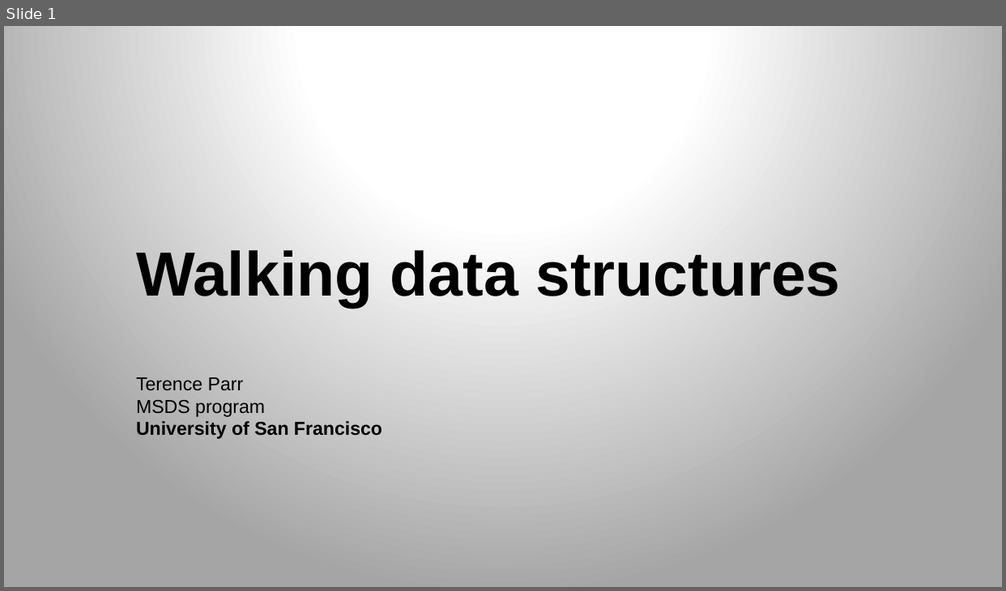
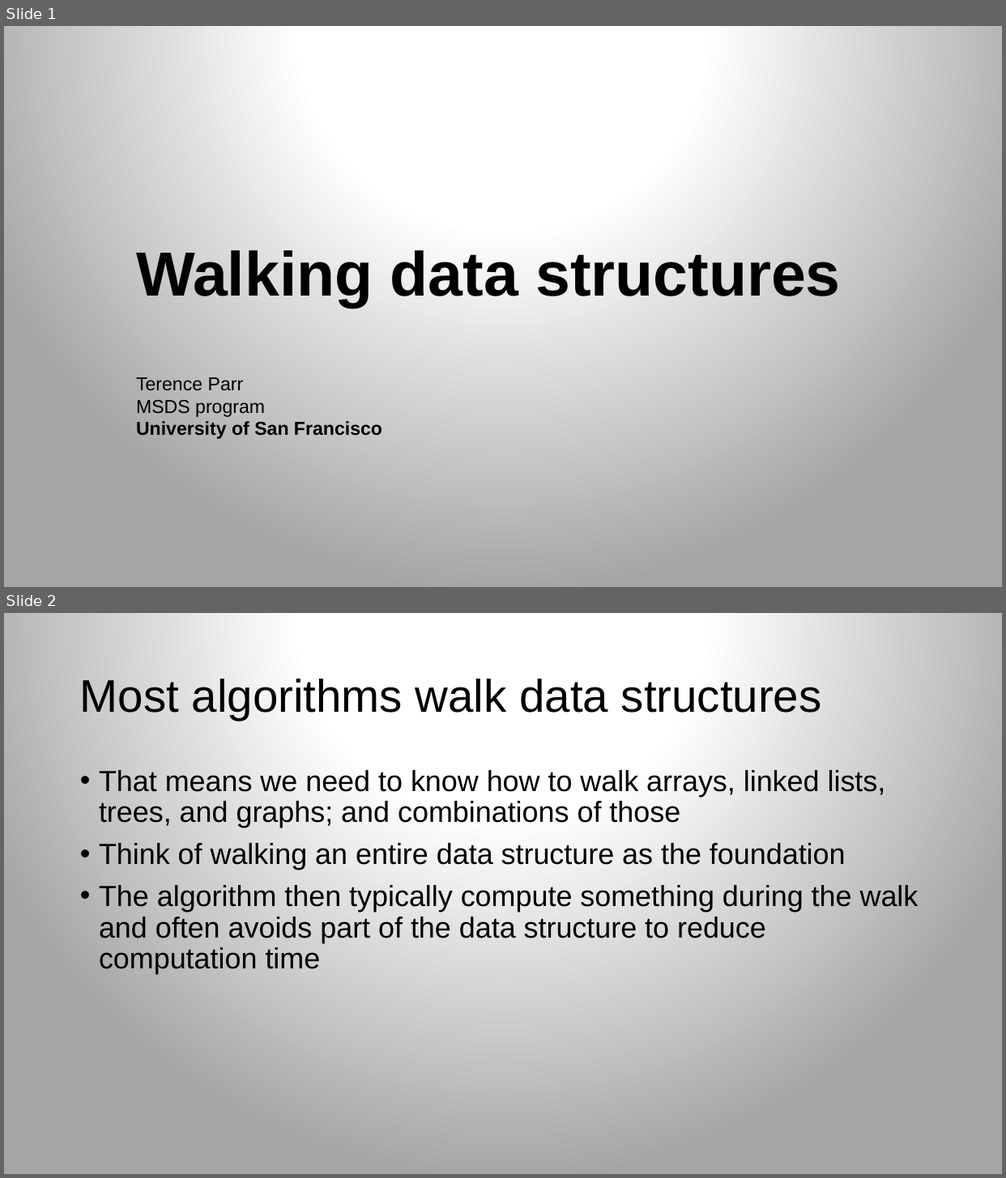
Before and after one commit to parrt/msds689, a slide deck: notes/walking-structures.pptx. Shown one above the other, each under a label of ours: slide 1 before the commit, slides 1 and 2 after it. The pictures are 1006x591 and 1006x1178 pixels, drawn with LibreOffice and Linux fonts; fonts in the diff are those of the drawing; background and template pictures are left out. Boxes give left, top, right and bottom in pixels: in the first picture for what was removed or moved away, otherwise in the second. Text is boxed around its words. In the diff, an @@ line names an element or a change of style, - is before the commit and + after.

```diff
--- a/notes/walking-structures.pptx
+++ b/notes/walking-structures.pptx
@@ slide 2 added at bbox=[4, 613, 1002, 1174], background gradient #FFFFFF to #A5A5A5 @@
@@ title added at bbox=[80, 679, 822, 720], 44 pt, text #000000 @@
+Most algorithms walk data structures
@@ text added at bbox=[99, 770, 918, 974], 28 pt, text #000000 @@
+• That means we need to know how to walk arrays, linked lists, trees, and graphs; and combinations of those
+• Think of walking an entire data structure as the foundation
+• The algorithm then typically compute something during the walk and often avoids part of the data structure to reduce computation time
```
Also in this commit, not shown: 4 slides changed, 7 other slides added, 2 slides removed, 9 other files.
